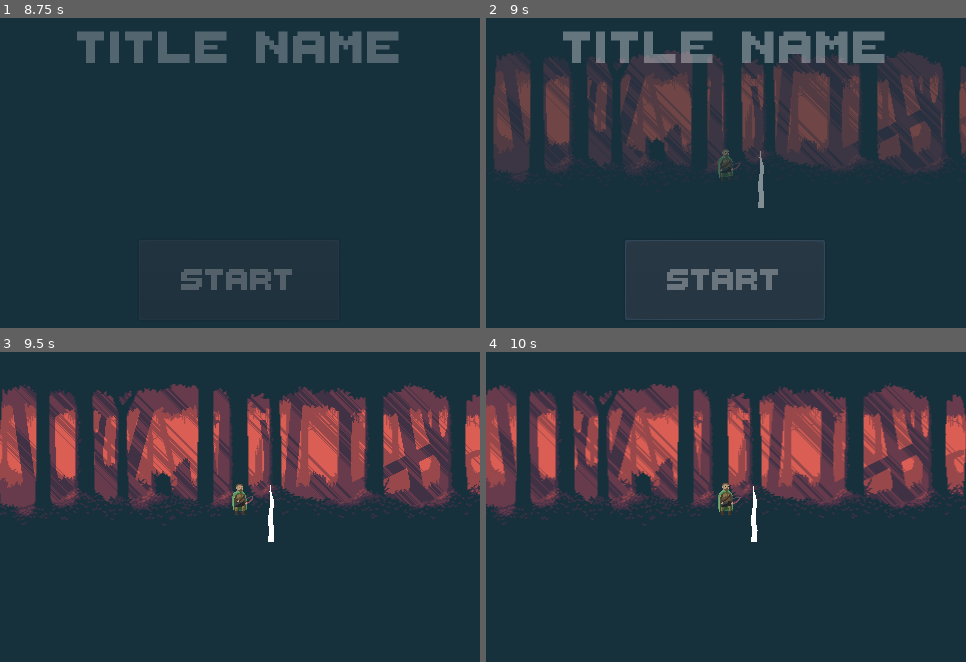
Above: before the commit, frames 1-4 (two rows, left to right).
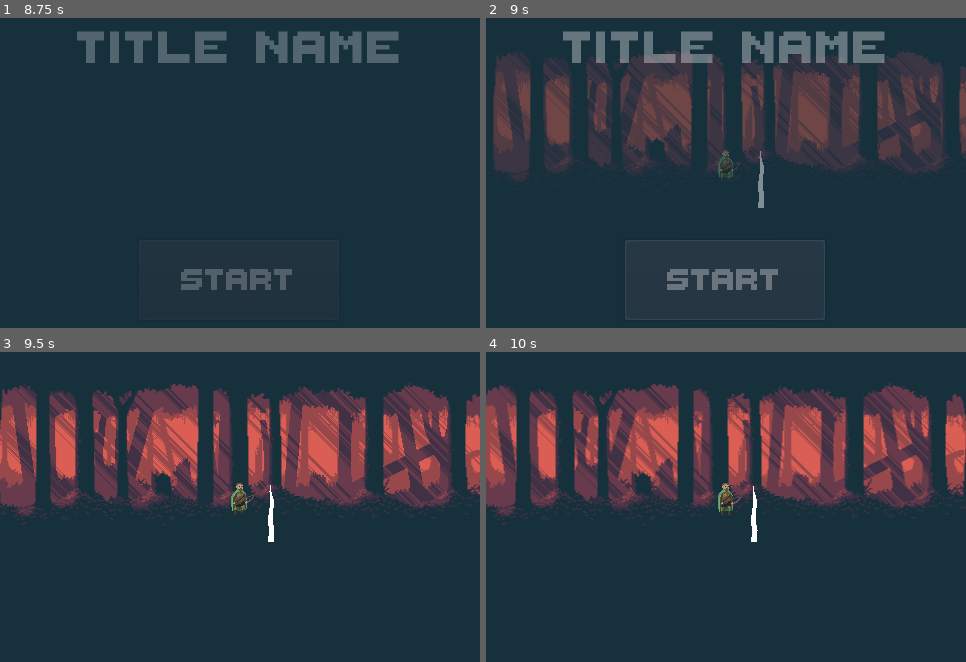
Above: after the commit, the same moments.

Repository: ktosox/TriJam-116
Game: Godot game, scene res://Level.tscn
Two runs of this game, one before a commit and one after it. Both use one fixed random seed, a clock stepped at 60 frames per second and the inputs below. The project has no main scene, so this scene is started directly.
Inputs:
- Up to frame 1 (8.75 s): tap Enter (ui_accept) at 0.5, 2.1, 2.27, 2.57, 3.6, 3.77, 4.07, 5.1, 5.27, 5.57, 6.6, 6.77, 7.07 s; hold Enter (ui_accept) 0.53-1.25 s; click "START" at 1.25 s; hold Enter (ui_accept) 2.78-3.53 s; hold Enter (ui_accept) 4.28-5.03 s; hold Enter (ui_accept) 5.78-6.53 s; hold Enter (ui_accept) 7.28-8 s; click "try again" at 8 s
- Up to frame 2 (9 s): click "START" at 8.75 s
- Up to frame 3 (9.5 s): no input
- Up to frame 4 (10 s): tap Enter (ui_accept) at 9.6, 9.77 s

Frame 1 is identical in both runs. In frame 2, less than 0.1% of the frame differs, in the area x 48-54%, y 42-52%; in frame 3, 0.1%, in the area x 48-53%, y 42-53%; in frame 4, nothing differs.

Commit message:
added sound to player and background over 20 minutes

Diff:
--- a/Game/Enemies/Spike.tscn
+++ b/Game/Enemies/Spike.tscn
@@ -21,4 +21,6 @@
 
 [node name="CollisionShape2D" type="CollisionShape2D" parent="Area2D"]
 shape = SubResource( 2 )
+
+[node name="Animator" type="AnimationPlayer" parent="."]
 [connection signal="body_entered" from="Area2D" to="." method="_on_Area2D_body_entered"]
--- a/Game/Level.gd
+++ b/Game/Level.gd
@@ -12,10 +12,12 @@
 
 
 func start_game():
+	$Ambience.play()
 	pass
 
 func lose_game():
 	$Front/Back/AnimationPlayer.play("showEnd")
+	$Ambience.stop()
 	pass
 # Called every frame. 'delta' is the elapsed time since the previous frame.
 #func _process(delta):
--- a/Game/Level.tscn
+++ b/Game/Level.tscn
@@ -6,6 +6,7 @@
 [ext_resource path="res://Level.gd" type="Script" id=4]
 [ext_resource path="res://ThaleahFat.ttf" type="DynamicFontData" id=5]
 [ext_resource path="res://Front.gd" type="Script" id=6]
+[ext_resource path="res://Sound/relaxing-forest-ambience.ogg" type="AudioStream" id=7]
 
 [sub_resource type="Animation" id=5]
 resource_name = "showEnd"
@@ -147,6 +148,35 @@
 extra_spacing_char = 3
 font_data = ExtResource( 5 )
 
+[sub_resource type="Animation" id=8]
+resource_name = "New Anim"
+length = 20.0
+loop = true
+tracks/0/type = "value"
+tracks/0/path = NodePath(".:pitch_scale")
+tracks/0/interp = 1
+tracks/0/loop_wrap = true
+tracks/0/imported = false
+tracks/0/enabled = true
+tracks/0/keys = {
+"times": PoolRealArray( 0, 3.1, 8, 11.6, 14.4, 17.7, 20 ),
+"transitions": PoolRealArray( 1, 1, 1, 1, 1, 1, 1 ),
+"update": 0,
+"values": [ 1.0, 0.95, 1.0, 1.2, 1.0, 1.1, 1.0 ]
+}
+tracks/1/type = "value"
+tracks/1/path = NodePath(".:volume_db")
+tracks/1/interp = 1
+tracks/1/loop_wrap = true
+tracks/1/imported = false
+tracks/1/enabled = true
+tracks/1/keys = {
+"times": PoolRealArray( 0, 2.5, 5.6, 9.8, 13.4, 16.6, 20 ),
+"transitions": PoolRealArray( 1, 1, 1, 1, 1, 1, 1 ),
+"update": 0,
+"values": [ 0.0, -20.0, 0.0, -20.0, 0.0, -20.0, 0.0 ]
+}
+
 [node name="Level" type="Node2D"]
 script = ExtResource( 4 )
 
@@ -240,5 +270,13 @@
 __meta__ = {
 "_editor_description_": ""
 }
+
+[node name="Ambience" type="AudioStreamPlayer" parent="."]
+stream = ExtResource( 7 )
+bus = "Ambience"
+
+[node name="AnimationPlayer" type="AnimationPlayer" parent="Ambience"]
+autoplay = "New Anim"
+"anims/New Anim" = SubResource( 8 )
 [connection signal="pressed" from="Front/Back/Welcome/StartGame" to="Front" method="_on_StartGame_pressed"]
 [connection signal="pressed" from="Front/Back/EndScreen/TryAgain" to="Front" method="_on_TryAgain_pressed"]
--- a/Game/Player.gd
+++ b/Game/Player.gd
@@ -14,13 +14,16 @@
 func _input(event):
 	if event.is_action_pressed("ui_accept"):
 		$AnimatedSprite.animation = "stand"
+		$Steps.volume_db = -200
 	if event.is_action_released("ui_accept"):
 		$AnimatedSprite.animation = "walk"
+		$Steps.volume_db = -5
 
 func _physics_process(delta):
 	var moveVector = Vector2()
 	if !Input.is_action_pressed("ui_accept") and !dead:
 		moveVector.x = 8.0
+
 	move_and_slide(moveVector)
 
 
--- a/Game/Player.tscn
+++ b/Game/Player.tscn
@@ -1,7 +1,8 @@
-[gd_scene load_steps=35 format=2]
+[gd_scene load_steps=36 format=2]
 
 [ext_resource path="res://Player.gd" type="Script" id=1]
 [ext_resource path="res://Character/ranger spritesheet calciumtrice.png" type="Texture" id=2]
+[ext_resource path="res://Sound/leaves.ogg" type="AudioStream" id=3]
 
 [sub_resource type="AtlasTexture" id=1]
 atlas = ExtResource( 2 )
@@ -151,7 +152,7 @@
 position = Vector2( 0, -16 )
 frames = SubResource( 31 )
 animation = "walk"
-frame = 7
+frame = 5
 playing = true
 
 [node name="CollisionShape2D" type="CollisionShape2D" parent="."]
@@ -161,3 +162,8 @@
 [node name="Camera2D" type="Camera2D" parent="."]
 offset = Vector2( 0, -40 )
 current = true
+
+[node name="Steps" type="AudioStreamPlayer2D" parent="."]
+stream = ExtResource( 3 )
+volume_db = -5.0
+autoplay = true
--- /dev/null
+++ b/Game/default_bus_layout.tres
@@ -0,0 +1,19 @@
+[gd_resource type="AudioBusLayout" load_steps=2 format=2]
+
+[sub_resource type="AudioEffectReverb" id=1]
+resource_name = "Reverb"
+room_size = 1.0
+damping = 0.29
+hipass = 1.0
+dry = 0.57
+wet = 0.0
+
+[resource]
+bus/1/name = "Ambience"
+bus/1/solo = false
+bus/1/mute = false
+bus/1/bypass_fx = false
+bus/1/volume_db = -12.4611
+bus/1/send = "Master"
+bus/1/effect/0/effect = SubResource( 1 )
+bus/1/effect/0/enabled = true
Not shown: 1 places in Game/Level.tscn that only renumber resources
Not shown, added: Game/Sound/Read.txt
Not shown, added: Game/Sound/leaves.ogg.import
Not shown, added: Game/Sound/relaxing-forest-ambience.ogg.import
Not shown, added: Game/Sound/leaves.ogg
Not shown, added: Game/Sound/relaxing-forest-ambience.ogg
